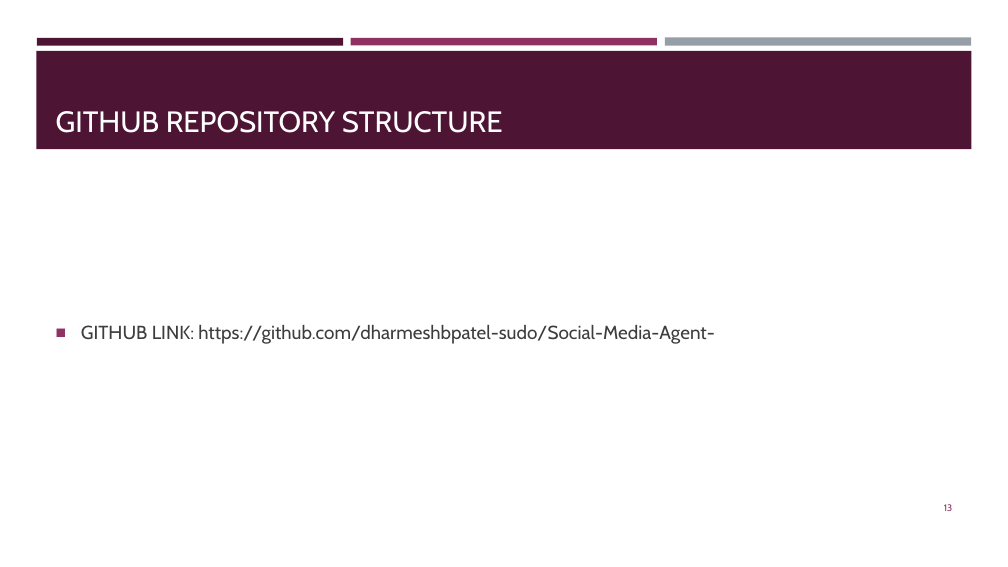
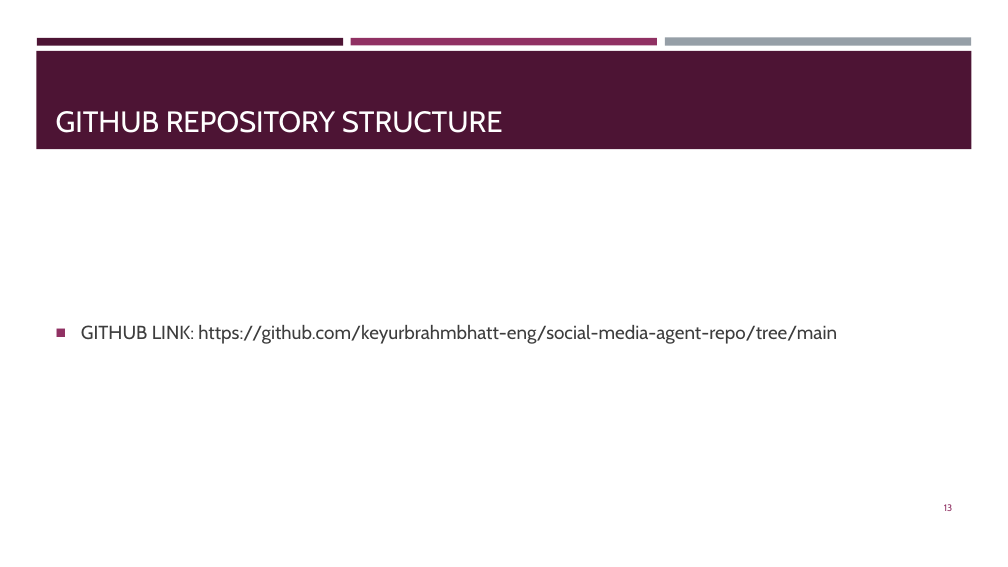
Before and after one commit to keyurbrahmbhatt-eng/social-media-agent-repo, a slide deck: slide 13 of KNB_Social_Media_Agent_Formatted_Presentation.pptx. Drawn at 1008x567 pixels with LibreOffice and Linux fonts; fonts in the diff are those of the drawing. Boxes give left, top, right and bottom in pixels: in the first picture for what was removed or moved away, otherwise in the second. Text is boxed around its words. In the diff, an @@ line names an element or a change of style, - is before the commit and + after.

```diff
--- a/KNB_Social_Media_Agent_Formatted_Presentation.pptx
+++ b/KNB_Social_Media_Agent_Formatted_Presentation.pptx
@@ text at (81, 325, 837, 344): text changed @@
-■ GITHUB LINK: https://github.com/dharmeshbpatel-sudo/Social-Media-Agent-
+■ GITHUB LINK: https://github.com/keyurbrahmbhatt-eng/social-media-agent-repo/tree/main
```
